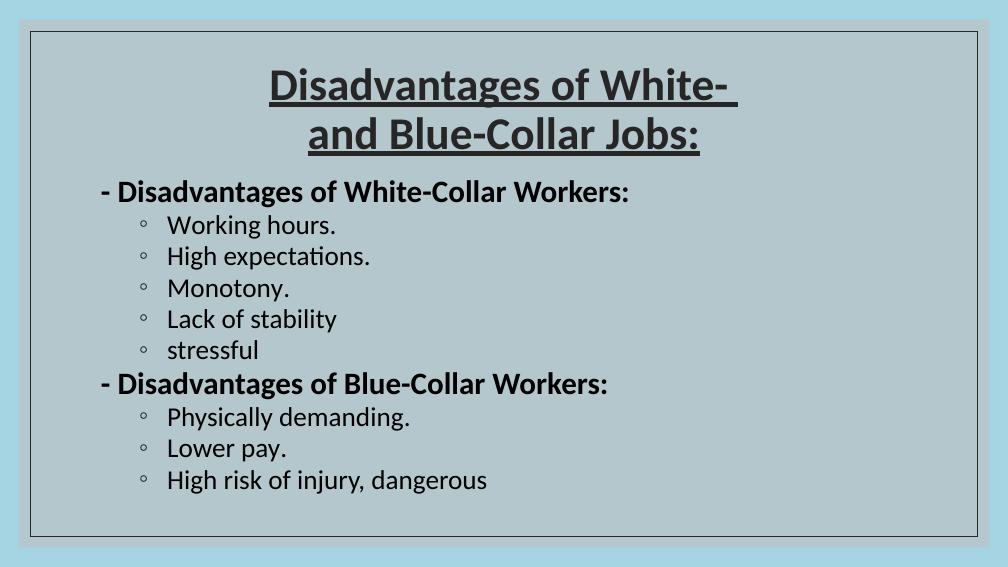
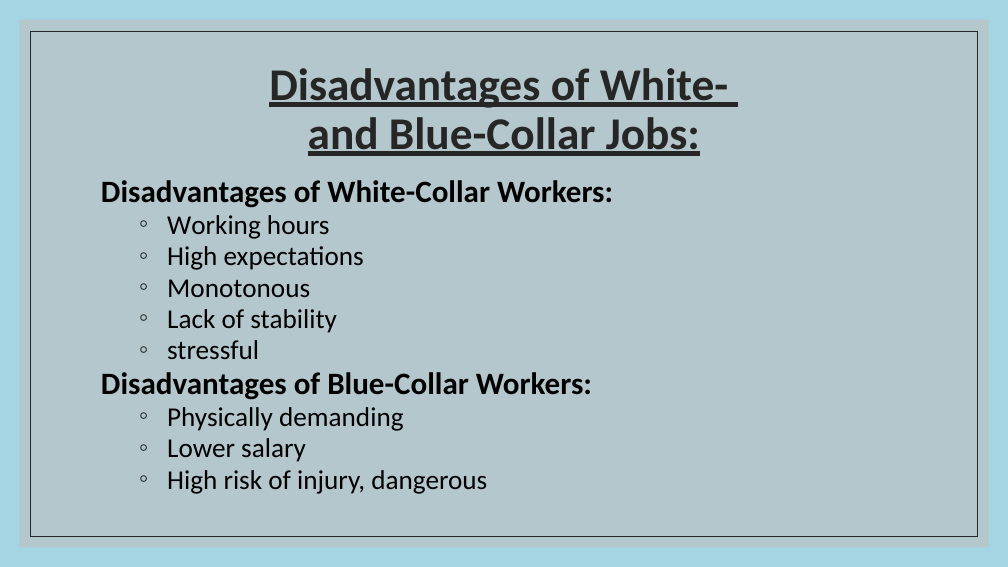
Before and after one commit to Palacsinta002/12.C_Erettsegi, a slide deck: slide 2 of Angol/jobs_KT_BH_Angol_2_ppt.pptx (slide 4 before the commit). Drawn at 1008x567 pixels with LibreOffice and Linux fonts; fonts in the diff are those of the drawing. Boxes give left, top, right and bottom in pixels: in the first picture for what was removed or moved away, otherwise in the second. Text is boxed around its words. In the diff, an @@ line names an element or a change of style, - is before the commit and + after.

```diff
--- a/Angol/jobs_KT_BH_Angol_2_ppt.pptx
+++ b/Angol/jobs_KT_BH_Angol_2_ppt.pptx
@@ text at (101,180,613,297): text changed @@
-  - Disadvantages of White-Collar Workers:
-    ◦ Working hours.
-    ◦ High expectations.
-    ◦ Monotony.
+  Disadvantages of White-Collar Workers:
+    ◦ Working hours
+    ◦ High expectations
+    ◦ Monotonous
@@ text at (101,372,592,462): text changed @@
-  - Disadvantages of Blue-Collar Workers:
-    ◦ Physically demanding.
-    ◦ Lower pay.
+  Disadvantages of Blue-Collar Workers:
+    ◦ Physically demanding
+    ◦ Lower salary
```
Also in this commit, not shown: 4 other slides changed, 3 slides removed, 10 other files.
